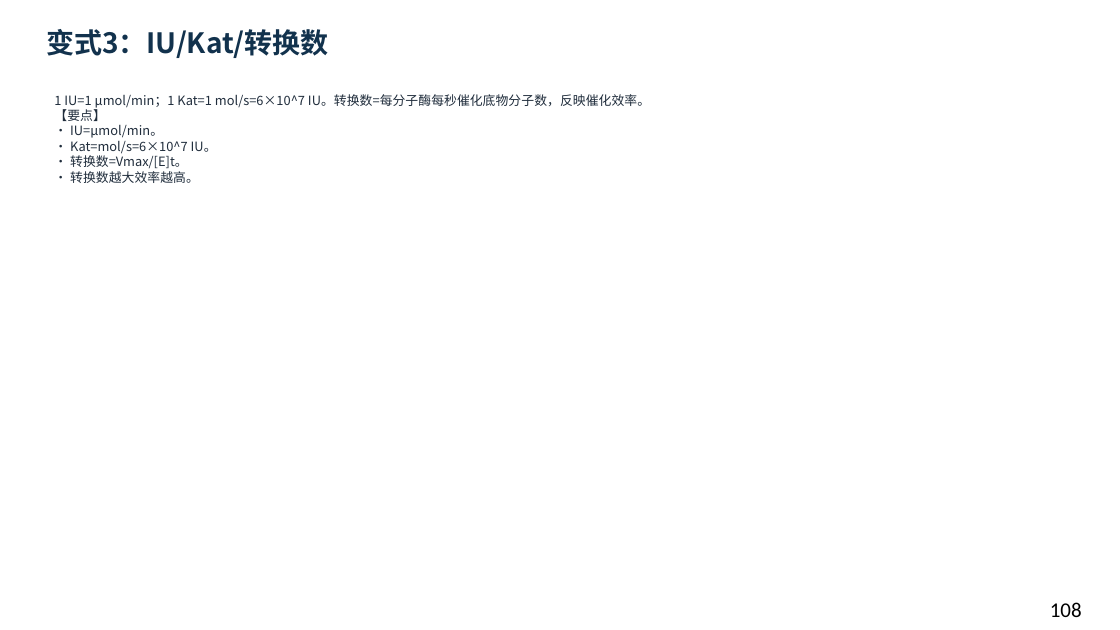
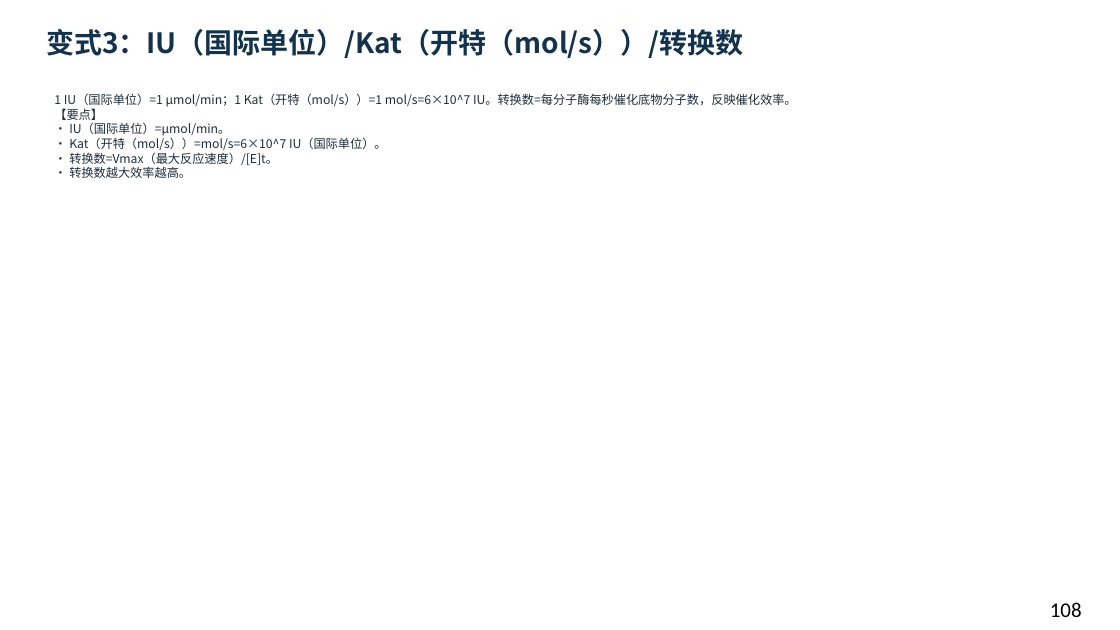
Before and after one commit to newkan-li/Biochemistry, a slide deck: slide 108 of downloads/bc06-ai-style.pptx. Drawn at 1120x630 pixels with LibreOffice and Linux fonts; fonts in the diff are those of the drawing. Boxes give left, top, right and bottom in pixels: in the first picture for what was removed or moved away, otherwise in the second. Text is boxed around its words. In the diff, an @@ line names an element or a change of style, - is before the commit and + after.

```diff
--- a/downloads/bc06-ai-style.pptx
+++ b/downloads/bc06-ai-style.pptx
@@ text at [46, 29, 743, 58]: text changed @@
-变式3：IU/Kat/转换数
+变式3：IU（国际单位）/Kat（开特（mol/s））/转换数
@@ text at [54, 93, 797, 178]: text changed; size 11 to 10.5 pt @@
-1 IU=1 μmol/min；1 Kat=1 mol/s=6×10^7 IU。转换数=每分子酶每秒催化底物分子数，反映催化效率。
-【要点】
-• IU=μmol/min。
-• Kat=mol/s=6×10^7 IU。
-• 转换数=Vmax/[E]t。
-• 转换数越大效率越高。
+1 IU（国际单位）=1 μmol/min；1 Kat（开特（mol/s））=1 mol/s=6×10^7 IU。转换数=每分子酶每秒催化底物分子数，反映催化效率。
+【要点】
+• IU（国际单位）=μmol/min。
+• Kat（开特（mol/s））=mol/s=6×10^7 IU（国际单位）。
+• 转换数=Vmax（最大反应速度）/[E]t。
+• 转换数越大效率越高。
```
Also in this commit, not shown: 151 other slides changed, 2 other files.
